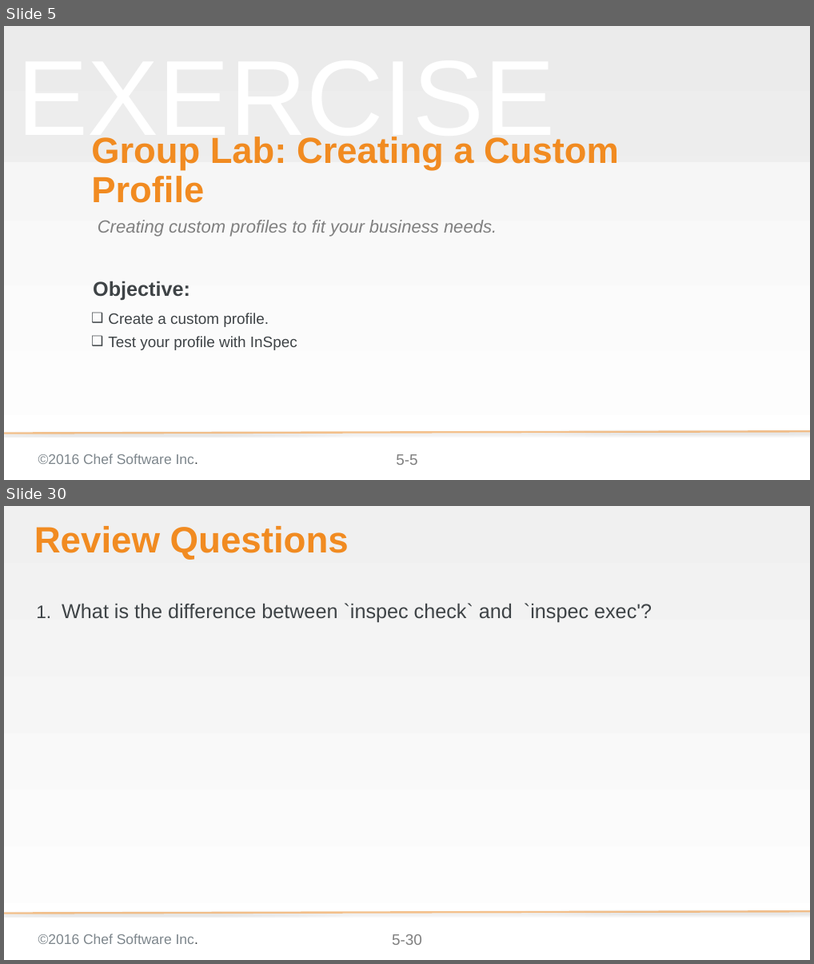
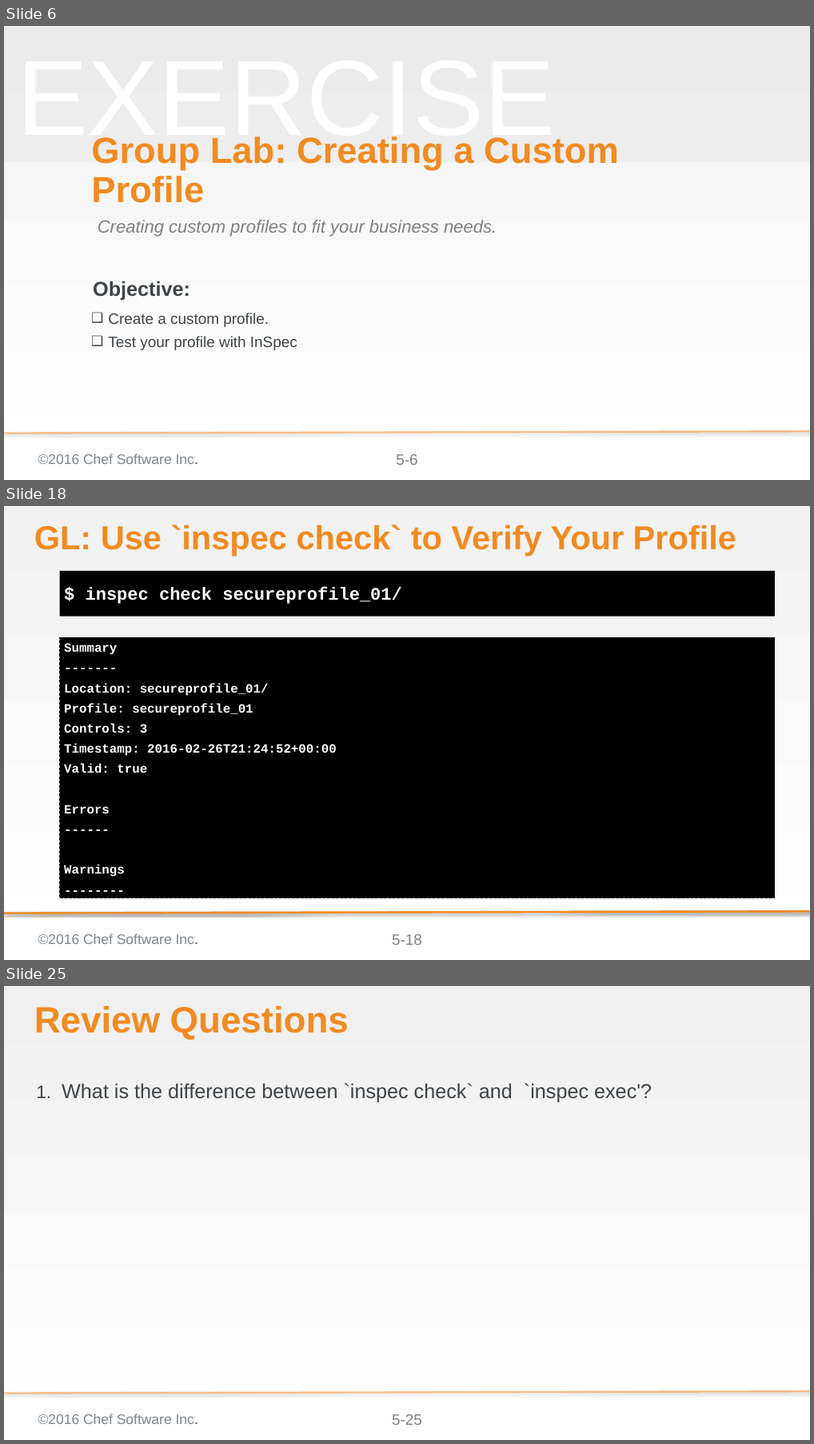
Before and after one commit to bchamby/chef-compliance-installation-configuration-operation, a slide deck: 05-creating-custom-profiles.pptx. Shown one above the other, each under a label of ours: slides 5 and 30 before the commit, slides 6, 18 and 25 after it; the slides between them are not shown. The pictures are 814x964 and 814x1444 pixels, drawn with LibreOffice and Linux fonts; fonts in the diff are those of the drawing; background and template pictures are left out. Boxes give left, top, right and bottom in pixels: in the first picture for what was removed or moved away, otherwise in the second. Text is boxed around its words. In the diff, an @@ line names an element or a change of style, - is before the commit and + after.

Commit message:
Rewrote 05-creating-custom-profiles to suppoet inspec 0.14.2. Still need to add the new profile upload procedure

```diff
--- a/05-creating-custom-profiles.pptx
+++ b/05-creating-custom-profiles.pptx
@@ slide 18 added at box(4, 506, 810, 960), background gradient #F2F2F2 to #FFFFFF; not listed: 3 template elements that a slide beside it also shows @@
@@ title added at box(34, 524, 737, 556), 52.8 pt, text #F18B21, bold @@
+GL: Use `inspec check` to Verify Your Profile
@@ text added at box(60, 571, 775, 616), fill #000000, 28 pt, text #FFFFFF, bold @@
+$ inspec check secureprofile_01/
@@ text added at box(60, 637, 775, 897), fill #000000, outline #000000 1 pt dashed, 20 pt, text #FFFFFF, bold @@
+Summary
+-------
+Location: secureprofile_01/
+Profile: secureprofile_01
+Controls: 3
+Timestamp: 2016-02-26T21:24:52+00:00
+Valid: true
+Errors
+------
+Warnings
+--------
@@ line added from (810, 911) to (4, 913), #F18B21 3 pt @@
@@ what was slide 5 is now slide 6 @@
@@ what was slide 30 is now slide 25 @@
@@ page number at box(392, 1414, 422, 1424): text changed @@
-5-30
+5-25
```
Also in this commit, not shown: 4 slides changed, 15 other slides added, 21 slides removed.
